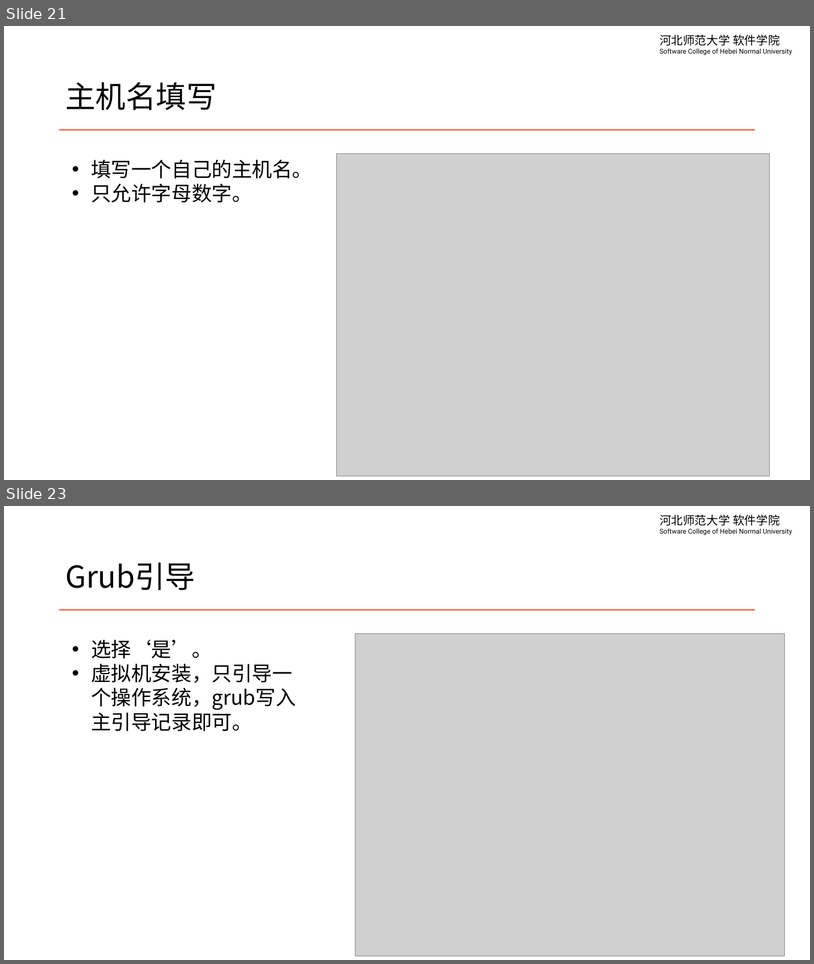
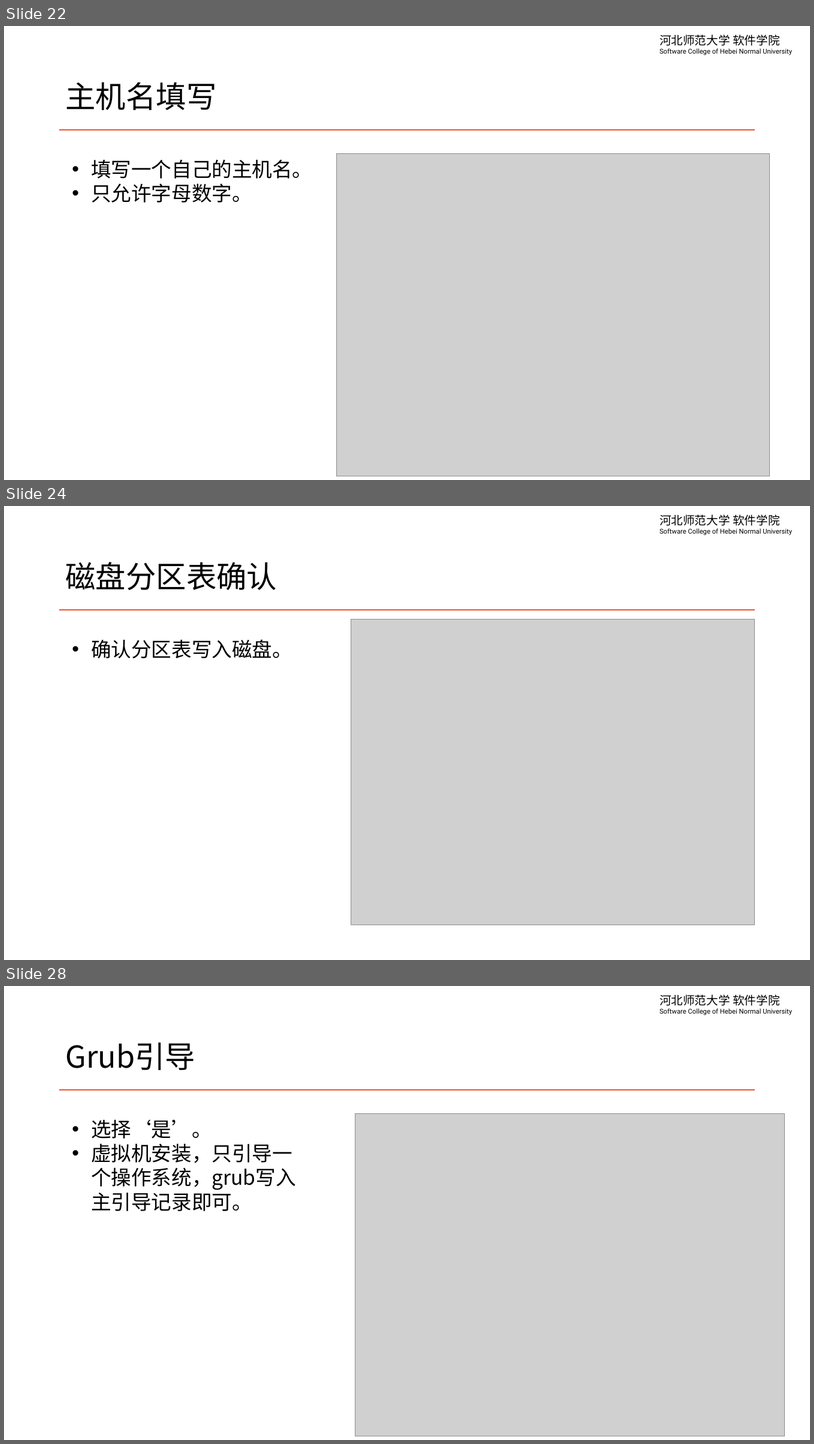
Before and after one commit to edu2act/course-linux-system, a slide deck: materials/slides/ch01-linux-history-and-install.pptx. Shown one above the other, each under a label of ours: slides 21 and 23 before the commit, slides 22, 24 and 28 after it; the slides between them are not shown. The pictures are 814x964 and 814x1444 pixels, drawn with LibreOffice and Linux fonts; fonts in the diff are those of the drawing; grey boxes stand for pictures. Boxes give left, top, right and bottom in pixels: in the first picture for what was removed or moved away, otherwise in the second. Text is boxed around its words. In the diff, an @@ line names an element or a change of style, - is before the commit and + after.

```diff
--- a/materials/slides/ch01-linux-history-and-install.pptx
+++ b/materials/slides/ch01-linux-history-and-install.pptx
@@ slide 24 added at (4,506,810,960), background #FFFFFF; not listed: 2 template elements that a slide beside it also shows @@
@@ title added at (65,562,277,590), 36 pt, text #000000 @@
+磁盘分区表确认
@@ picture added at (351,619,755,925) @@
@@ text added at (91,639,293,658), 24 pt, text #000000 @@
+• 确认分区表写入磁盘。
@@ what was slide 21 is now slide 22 @@
@@ what was slide 23 is now slide 28 @@
```
Also in this commit, not shown: 4 slides changed, 4 other slides added, 1 other file.
